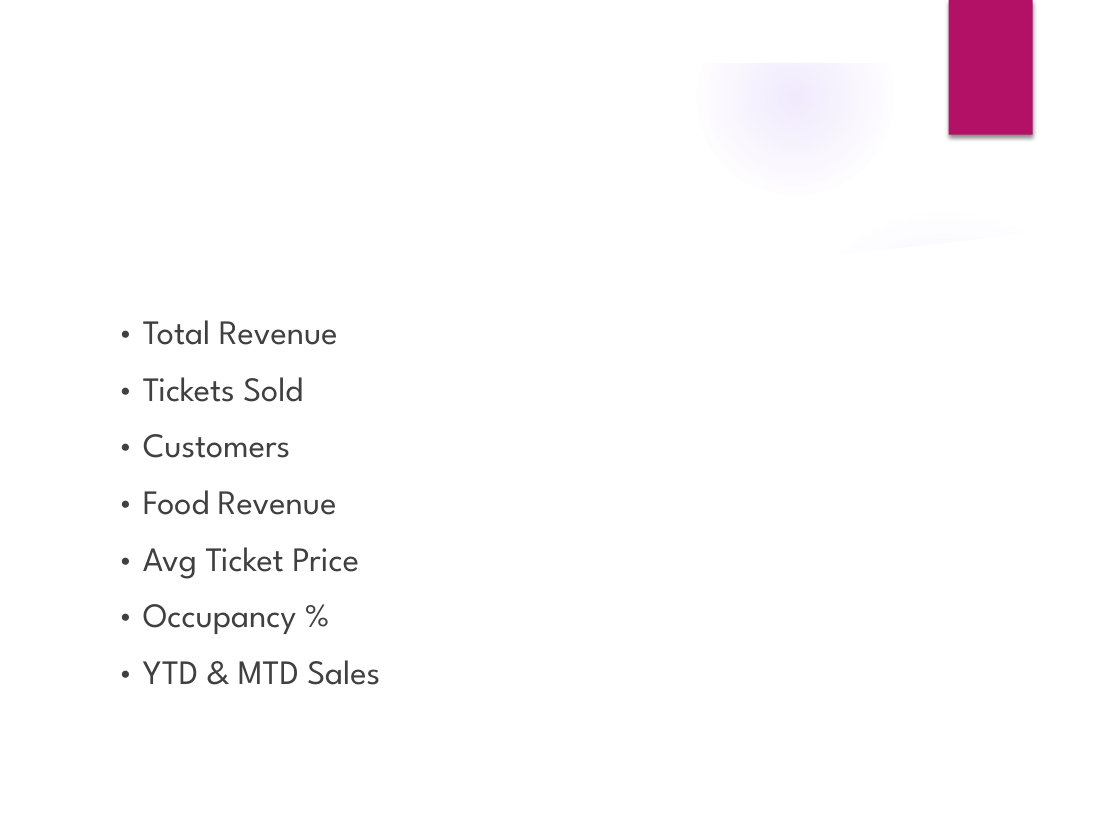
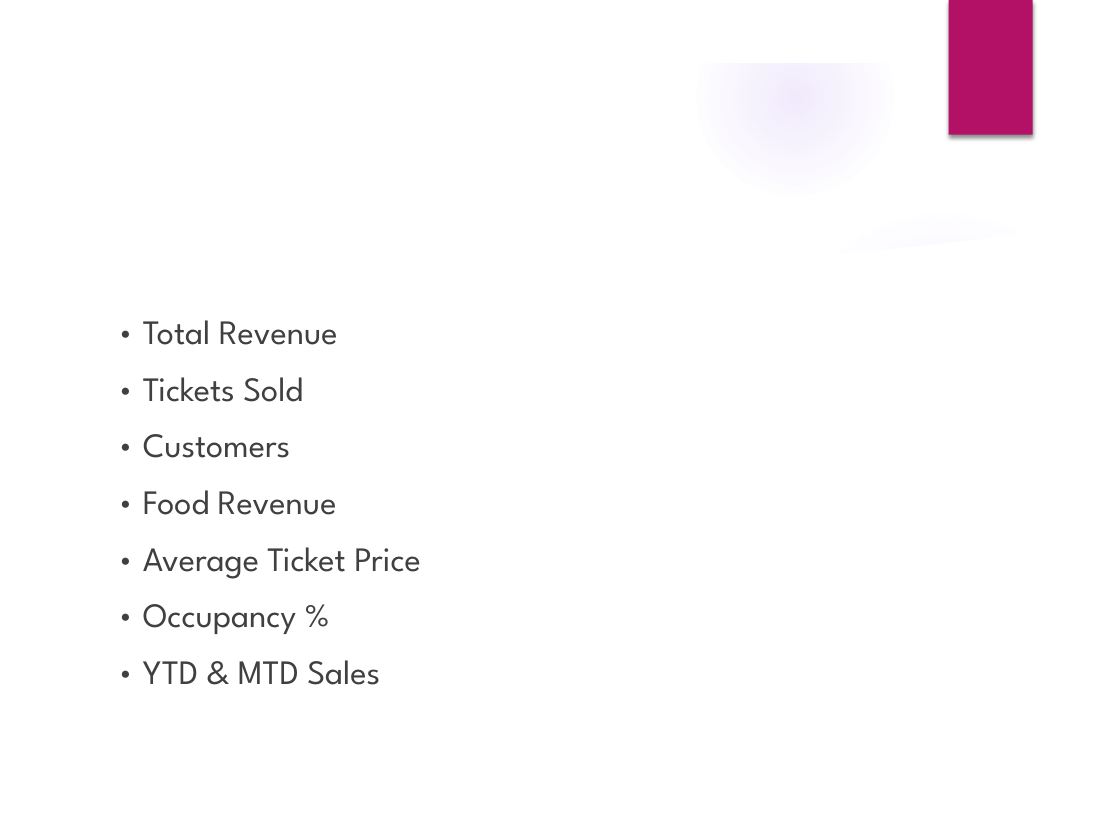
Before and after one commit to yogalakshmiofficial31-create/Movie-Theatre-Revenue-Operations-Analytics, a slide deck: slide 7 of presentation/CineMax_Multiplex_Revenue_Operations_Analytics_Presentation.pptx. Drawn at 1120x840 pixels with LibreOffice and Linux fonts; fonts in the diff are those of the drawing; background and template pictures are left out. Boxes give left, top, right and bottom in pixels: in the first picture for what was removed or moved away, otherwise in the second. Text is boxed around its words. In the diff, an @@ line names an element or a change of style, - is before the commit and + after.

```diff
--- a/presentation/CineMax_Multiplex_Revenue_Operations_Analytics_Presentation.pptx
+++ b/presentation/CineMax_Multiplex_Revenue_Operations_Analytics_Presentation.pptx
@@ text at (x1=143, y1=547, x2=421, y2=579): text changed @@
-• Avg Ticket Price
+• Average Ticket Price
```
Also in this commit, not shown: 7 other files.
